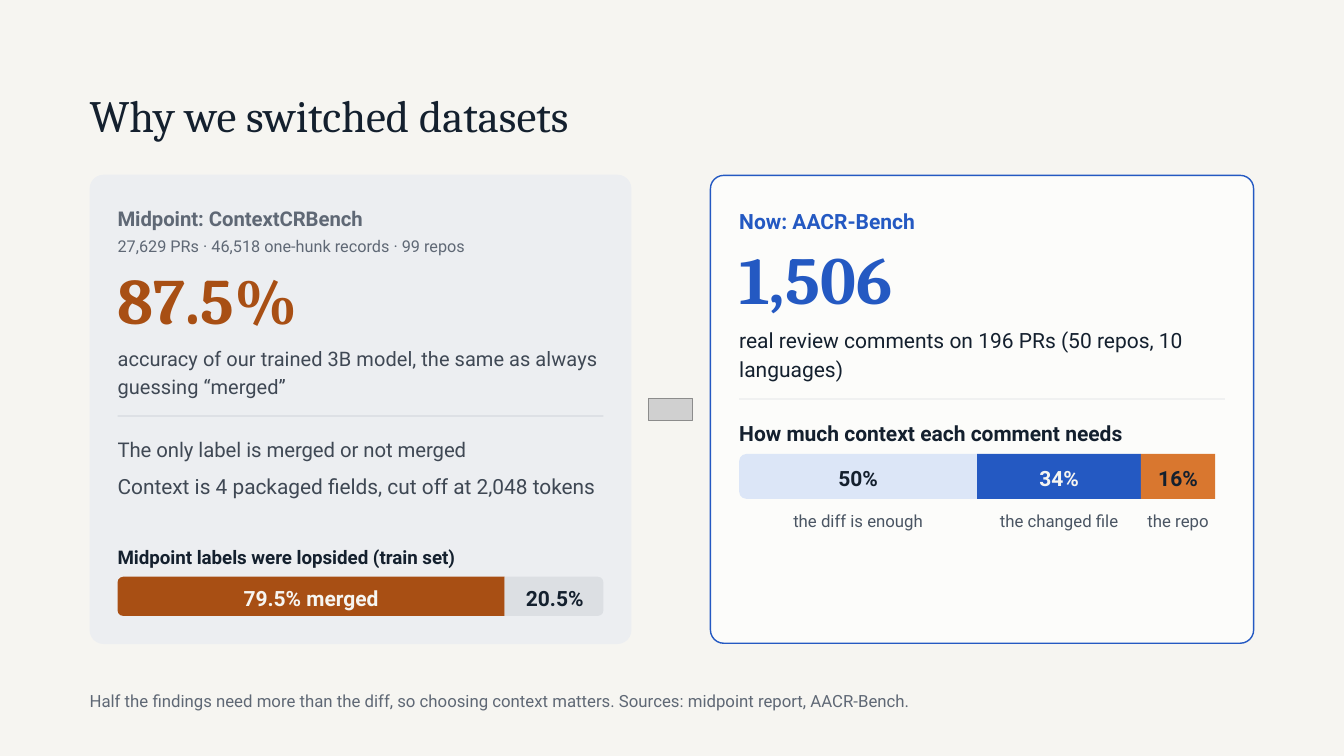
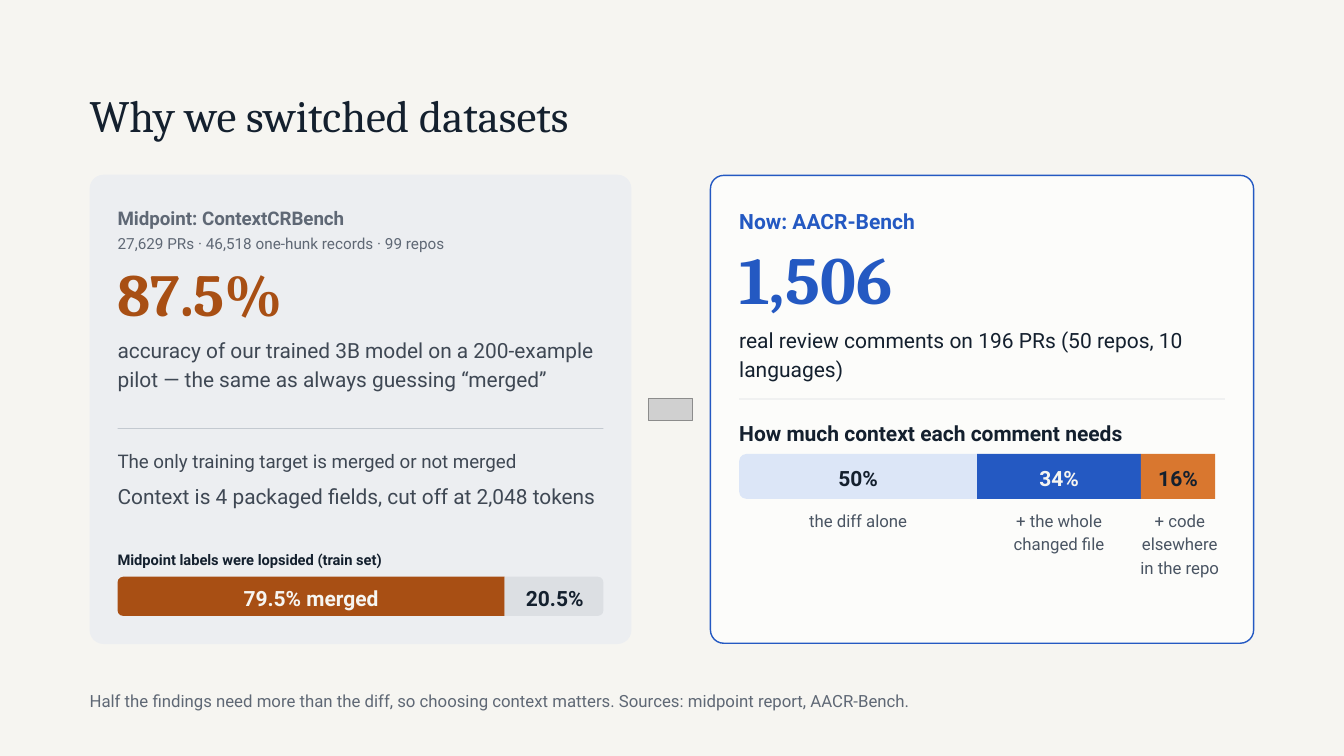
Before and after one commit to michaelsliu3/CS536_Project, a slide deck: slide 3 of Roadmap update since the midpoint.pptx. Drawn at 1344x756 pixels with LibreOffice and Linux fonts; fonts in the diff are those of the drawing; grey boxes stand for pictures. Boxes give left, top, right and bottom in pixels: in the first picture for what was removed or moved away, otherwise in the second. Text is boxed around its words. In the diff, an @@ line names an element or a change of style, - is before the commit and + after.

```diff
--- a/Roadmap update since the midpoint.pptx
+++ b/Roadmap update since the midpoint.pptx
@@ text "Midpoint: ContextCRBench" at (118, 211, 344, 229): size 14.4 to 13.4 pt; line spacing 20.2pt to 18.7pt @@
@@ text "27,629 PRs · 46,518 one-hunk ..." at (118, 237, 444, 252): size 11.6 to 10.9 pt; line spacing 16.2pt to 15.2pt @@
@@ text "87.5%" at (118, 275, 284, 318): size 46.2 to 42.6 pt; line spacing 46.2pt to 42.6pt @@
@@ text at (118, 342, 593, 392): text changed; size 14.3 to 14.9 pt @@
-accuracy of our trained 3B model, the same as always guessing “merged”
+accuracy of our trained 3B model on a 200-example pilot — the same as always guessing “merged”
@@ line moved from (118, 416) - (604, 416) to (118, 429) - (604, 429) @@
@@ text at (118, 454, 516, 472): text changed; size 14.4 to 13.4 pt @@
-The only label is merged or not merged
+The only training target is merged or not merged
@@ text "Context is 4 packaged fields, ...": place and size @@
-text "Context is 4 packaged fields, ..." at (118, 478, 595, 499)
+text "Context is 4 packaged fields, ..." at (118, 488, 595, 509)
@@ text at (809, 514, 907, 527): text changed @@
-the diff is enough
+the diff alone
@@ text at (1014, 514, 1104, 554): text changed @@
-the changed file
++ the whole
+changed file
@@ text at (1140, 514, 1219, 578): text changed @@
-the repo
++ code elsewhere
+in the repo
@@ text "Midpoint labels were lopsided (train ..." at (118, 553, 381, 568): size 13.4 to 10.5 pt; line spacing 18.7pt to 14.7pt @@
```
Also in this commit, not shown: 4 other slides changed, 2 slides added, 1 slide removed.
